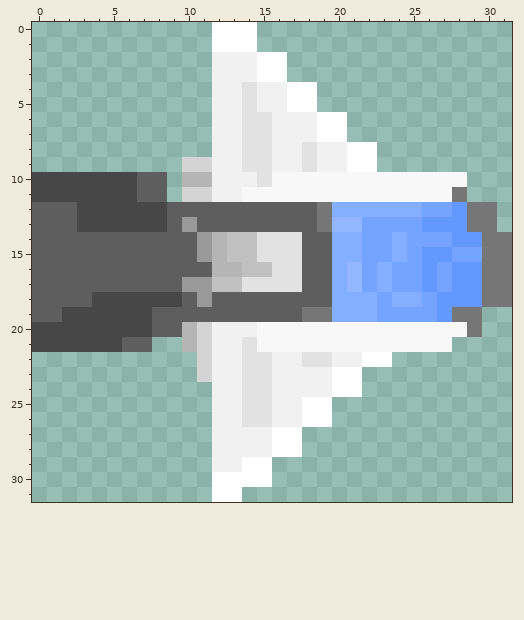
File history of a pixel-art sprite, assets/ship.png. Above is the file before it was changed.
The file is 32x32 pixels. Colours within 5 levels of each other are drawn and written as one.
Once edited:
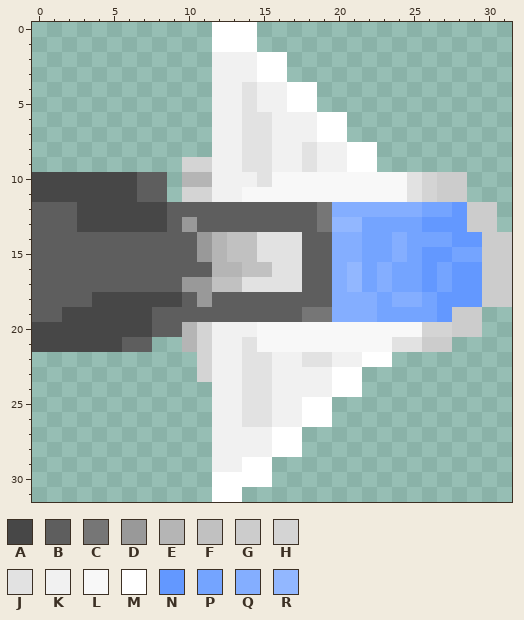
Palette (. is transparent): A #474747  B #5e5e5e  C #767676  D #999999  E #b5b5b5  F #c1c1c1  G #cccccc  H #d4d4d4  J #e2e2e2  K #f1f1f1  L #f8f8f8  M #ffffff  N #6398ff  P #74a4ff  Q #84aeff  R #92b7ff
Message: Modified front of cockpit
Edits made:
Changed rows in their new state; - is an unchanged pixel.
first column x 24:
10 -JHGG---
11 -JHGG---
12 -----GG-
13 -----GG-
14 ------GG
15 ------GG
16 ------GG
17 ------GG
18 ------GG
19 ----GG--
20 --HHGG--
21 JJGG----
Boxes around the changes in both pictures, in picture pixels (x1, y1, x2, y2):
changed: (392, 172, 512, 352)
